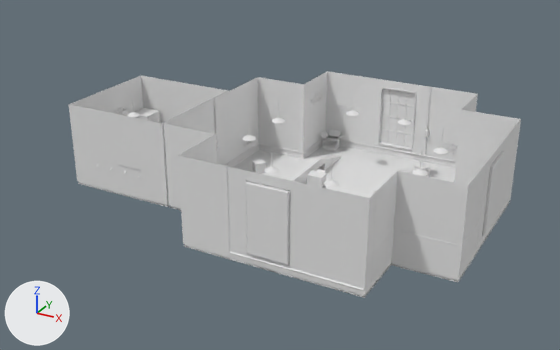
What one commit did to the FBX model Assets/newGame/Levels/Models/level1.fbx.
One viewpoint serves both versions: a 50 mm camera at (28.4, -99.5, 57.7) aimed at (-30.7, 7.9, 4.0). The lights are fixed; the arrows at lower left show +X, +Y and +Z. Where no turn or scale is listed for an object, it has been applied to the vertices. Vertices at the same position are counted once.

In view in the first picture: 'Bricks', 'Building', 'ConveyerBelt', 'Cube.021', 'Machine', 'WindowsLighting'.
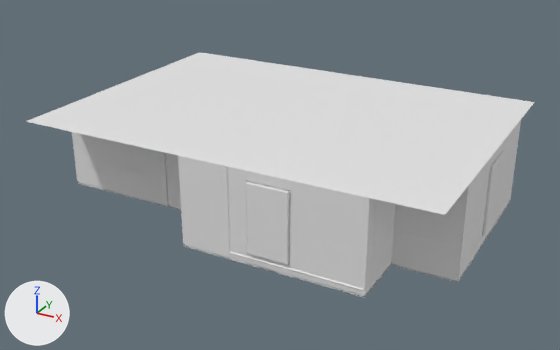
What the commit changed:
me_buildingmesh has 472 vertices, 390 faces and spans x -65.3..5.4, y -15.4..35.4, z 0.0..15.0.
me_buildingmesh is used by ob_building; location (0.0, 0.0, 0.0).
Verts and faces of me_buildingmesh; kept vertices keep their numbers, new ones are numbered from 472.
Part 1, on me_buildingmesh:
New vertex 472 is at (5.0, 35.0, 15.0), pixel (534, 102).
New vertex 473 is at (5.0, -15.0, 15.0), pixel (445, 214).
New vertex 474 is at (-65.3, 35.0, 15.0), pixel (199, 52).
New vertex 475 is at (-65.3, -15.0, 15.0), pixel (25, 121).
New faces: (472, 473, 475, 474) (mat_boxfactory (white #e7e7e7)).

Pixel boxes [x1, y1, x2, y2] of what changed, in the pictures (560 x 350 px):
'Building', reshaped (12% wider, 8% taller)
    before: [69, 71, 521, 298]
    after: [26, 52, 534, 298]
part 1 of me_buildingmesh, added
    after: [26, 52, 534, 215]
